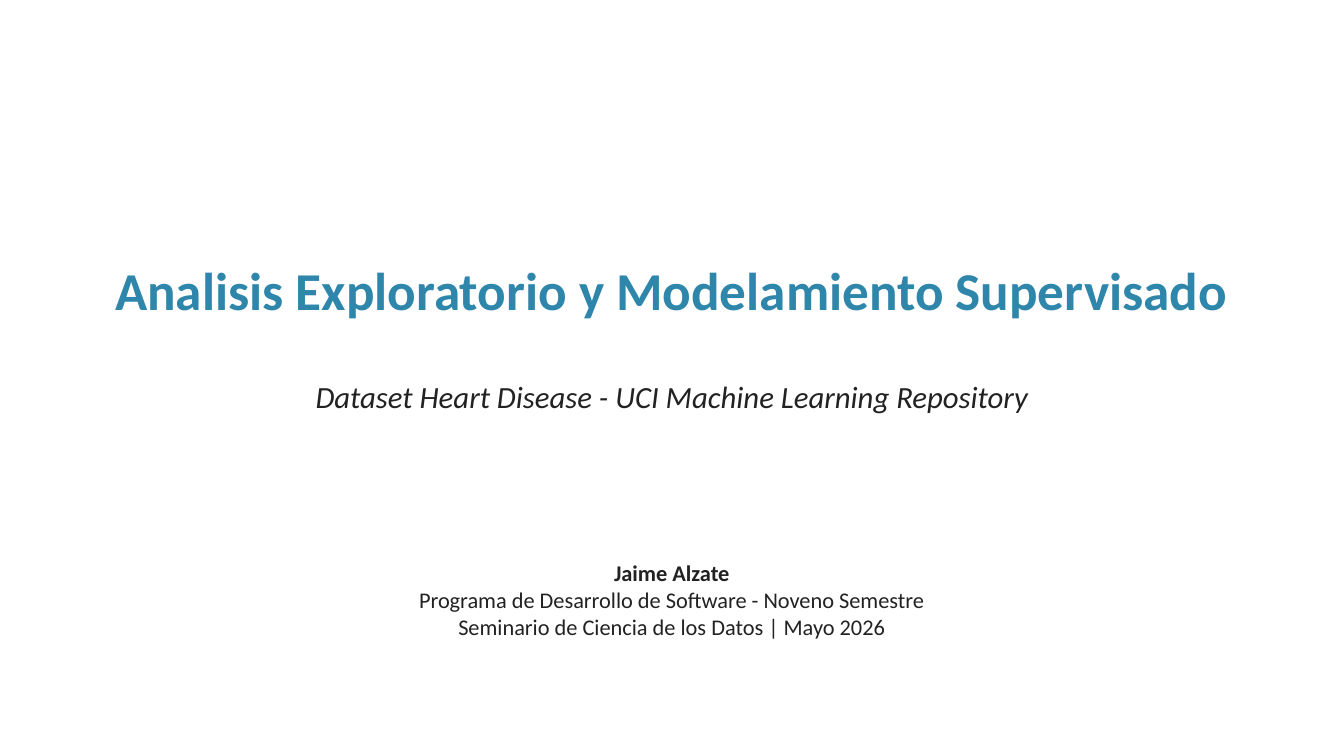
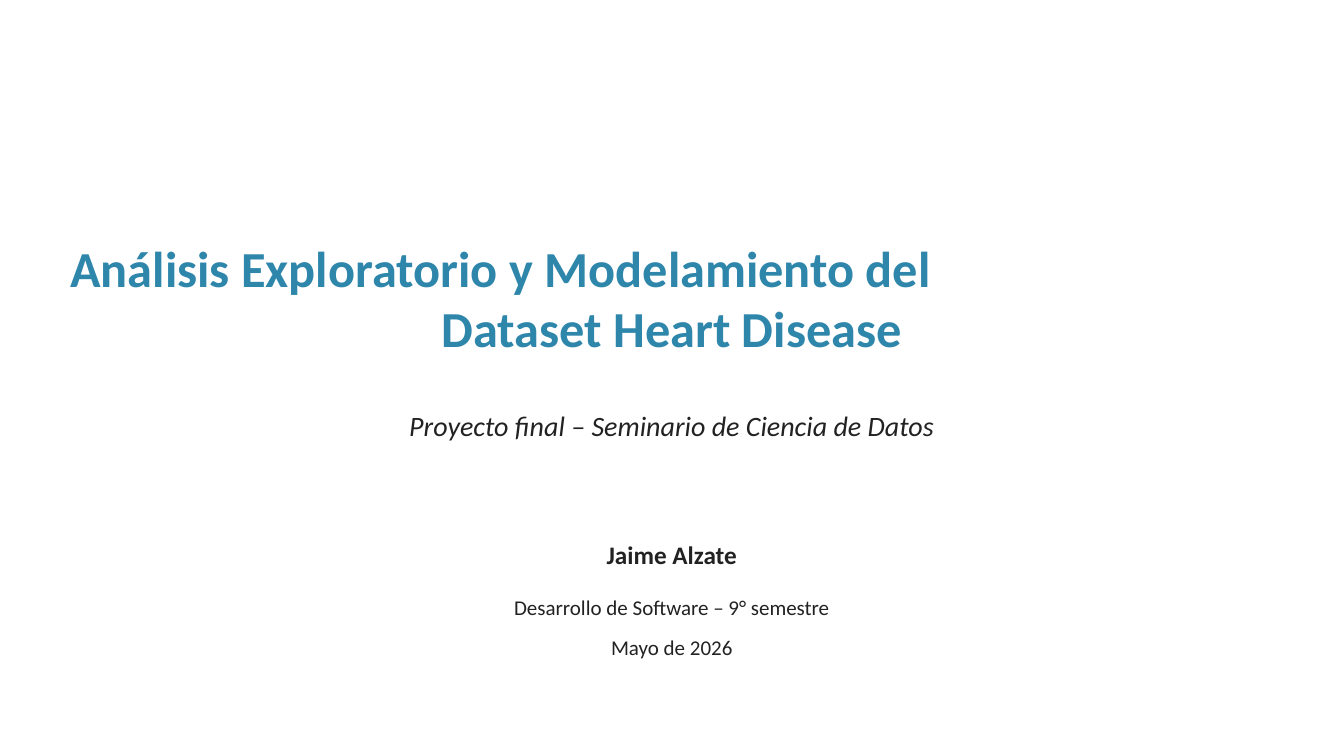
Before and after one commit to JAAM010/seminario-datos-heart-disease, a slide deck: slide 1 of Entregable2/Presentacion_Sustentacion.pptx. Drawn at 1344x756 pixels with LibreOffice and Linux fonts; fonts in the diff are those of the drawing. Boxes give left, top, right and bottom in pixels: in the first picture for what was removed or moved away, otherwise in the second. Text is boxed around its words. In the diff, an @@ line names an element or a change of style, - is before the commit and + after.

```diff
--- a/Entregable2/Presentacion_Sustentacion.pptx
+++ b/Entregable2/Presentacion_Sustentacion.pptx
@@ text at bbox=[70, 251, 931, 348]: text changed; size 38 to 36 pt @@
-Analisis Exploratorio y Modelamiento Supervisado
+Análisis Exploratorio y Modelamiento del
+Dataset Heart Disease
@@ text at bbox=[409, 416, 934, 441]: text changed; size 22 to 20 pt @@
-Dataset Heart Disease - UCI Machine Learning Repository
+Proyecto final – Seminario de Ciencia de Datos
@@ text "Jaime Alzate": place and size @@
-text "Jaime Alzate" at bbox=[419, 565, 924, 639]
+text "Jaime Alzate" at bbox=[607, 546, 736, 564]
@@ text "Jaime Alzate" at bbox=[607, 546, 736, 564]: size 16 to 18 pt @@
@@ text at bbox=[419, 592, 924, 639]: paragraphs removed @@
-Programa de Desarrollo de Software - Noveno Semestre
-Seminario de Ciencia de los Datos | Mayo 2026
@@ text added at bbox=[514, 600, 829, 615], 15 pt, text #222222 @@
+Desarrollo de Software – 9° semestre
@@ text added at bbox=[611, 640, 732, 659], 15 pt, text #222222 @@
+Mayo de 2026
```
Also in this commit, not shown: 7 other slides changed, 4 slides added, 4 slides removed.
